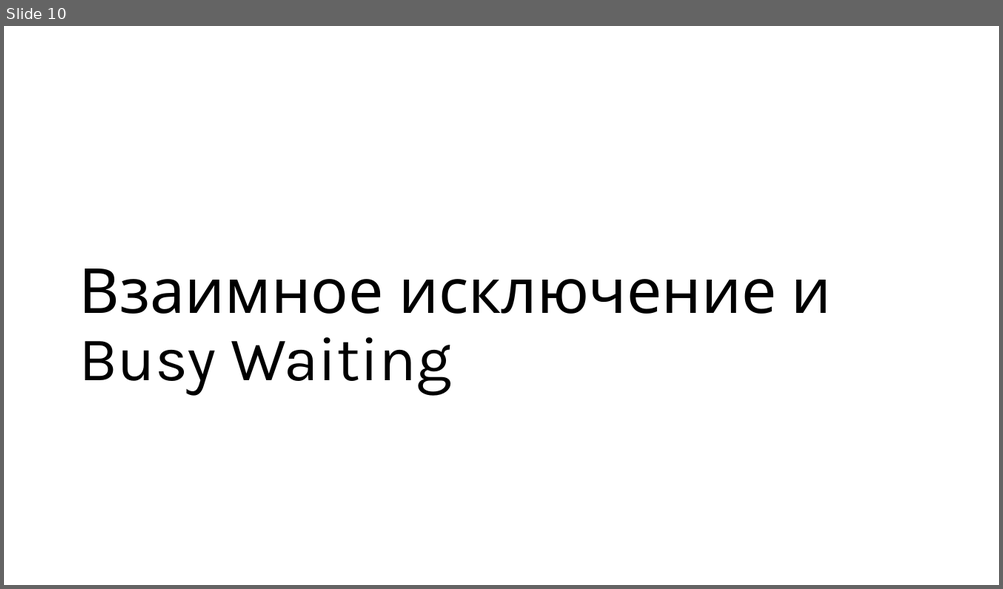
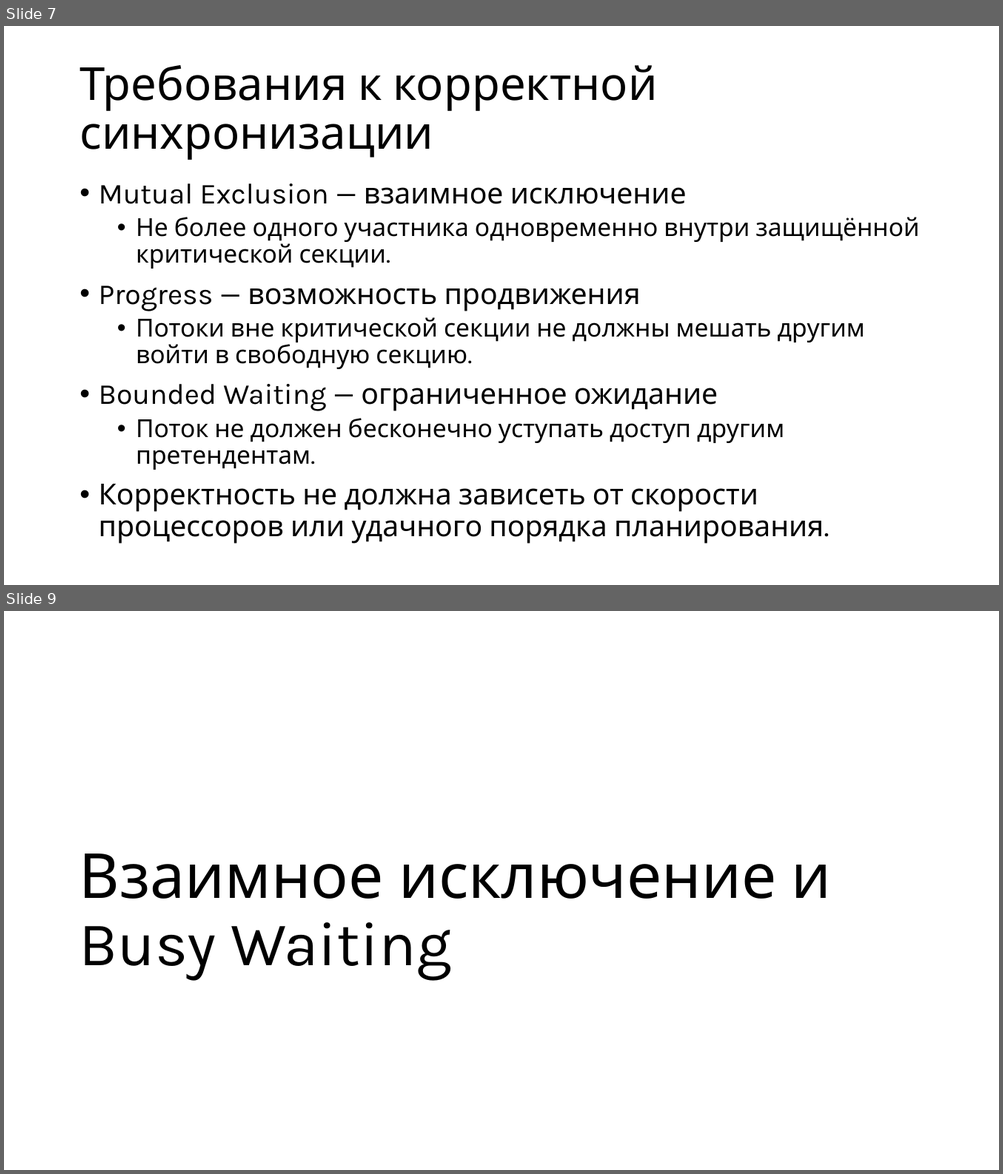
Before and after one commit to alexey-malov/os-course, a slide deck: lectures/05/Синхронизация и межпроцессная коммуникация.pptx. Shown one above the other, each under a label of ours: slide 10 before the commit, slides 7 and 9 after it; the slides between them are not shown. The pictures are 1003x589 and 1003x1174 pixels, drawn with LibreOffice and Linux fonts; fonts in the diff are those of the drawing. Boxes give left, top, right and bottom in pixels: in the first picture for what was removed or moved away, otherwise in the second. Text is boxed around its words. In the diff, an @@ line names an element or a change of style, - is before the commit and + after.

```diff
--- a/lectures/05/Синхронизация и межпроцессная коммуникация.pptx
+++ b/lectures/05/Синхронизация и межпроцессная коммуникация.pptx
@@ slide 7 added at (4,26,999,585), background #FFFFFF @@
@@ title added at (79,65,657,160), 44 pt, text #000000 @@
+Требования к корректной синхронизации
@@ text added at (99,184,919,544), 24 pt, text #000000 @@
+• Mutual Exclusion — взаимное исключение
+  • Не более одного участника одновременно внутри защищённой критической секции.
+• Progress — возможность продвижения
+  • Потоки вне критической секции не должны мешать другим войти в свободную секцию.
+• Bounded Waiting — ограниченное ожидание
+  • Поток не должен бесконечно уступать доступ другим претендентам.
+• Корректность не должна зависеть от скорости процессоров или удачного порядка планирования.
@@ what was slide 10 is now slide 9 @@
```
Also in this commit, not shown: 11 slides changed, 67 other slides added, 148 slides removed, 1 other file.
